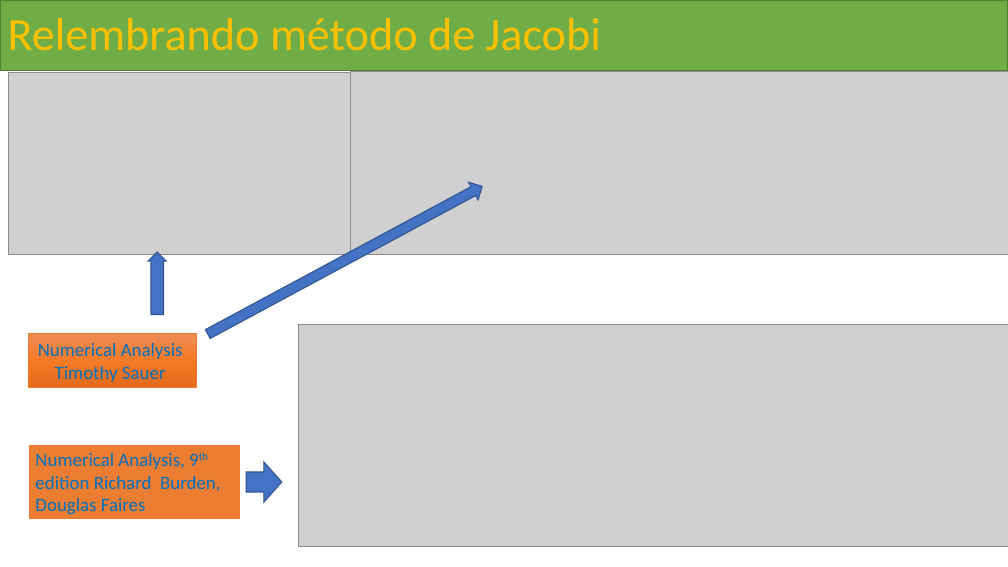
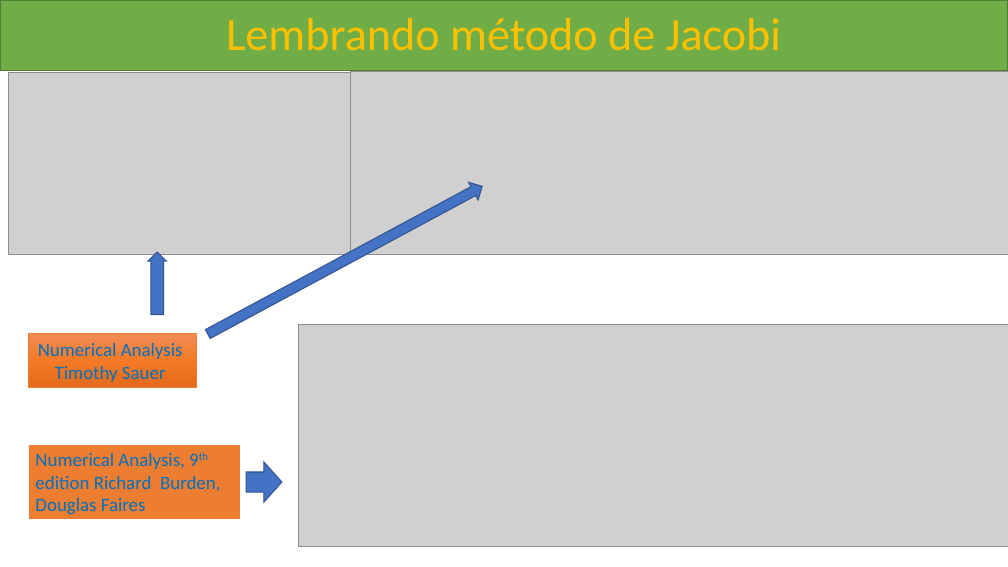
Before and after one commit to Roberto-Hoo/Trabalho2-ComputacaoParalela-18maio2021, a slide deck: slide 9 of Trabalho 2B Computacao Paralela.pptx. Drawn at 1008x567 pixels with LibreOffice and Linux fonts; fonts in the diff are those of the drawing; grey boxes stand for pictures. Boxes give left, top, right and bottom in pixels: in the first picture for what was removed or moved away, otherwise in the second. Text is boxed around its words. In the diff, an @@ line names an element or a change of style, - is before the commit and + after.

```diff
--- a/Trabalho 2B Computacao Paralela.pptx
+++ b/Trabalho 2B Computacao Paralela.pptx
@@ title at (226,18,781,51): text changed @@
-Relembrando método de Jacobi
+Lembrando método de Jacobi
```
Also in this commit, not shown: 3 other slides changed, 5 slides added, 1 other file.
